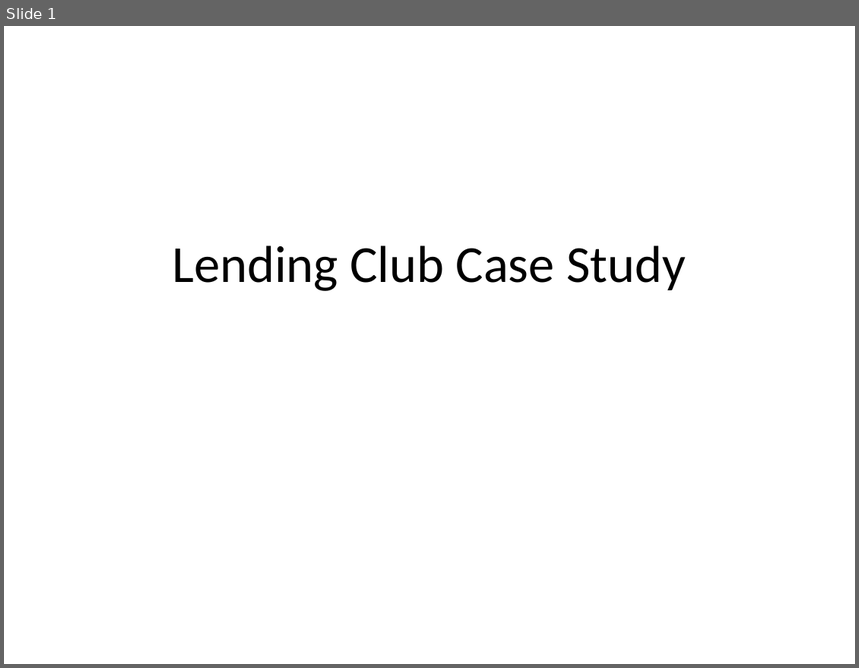
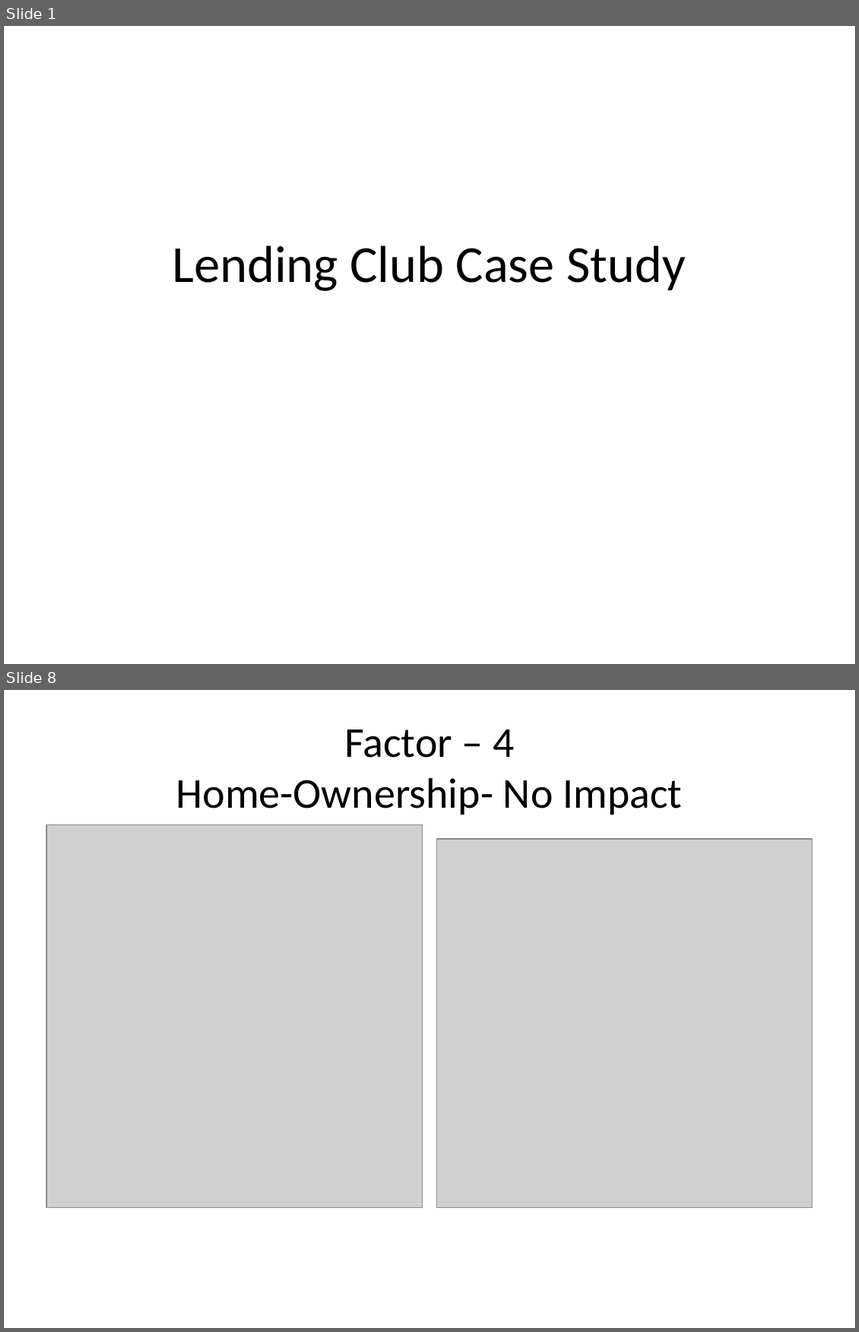
Before and after one commit to Gurupreet1111/LendingClubCaseStudy, a slide deck: Presentation.pptx. Shown one above the other, each under a label of ours: slide 1 before the commit, slides 1 and 8 after it; the slides between them are not shown. The pictures are 859x668 and 859x1332 pixels, drawn with LibreOffice and Linux fonts; fonts in the diff are those of the drawing; grey boxes stand for pictures. Boxes give left, top, right and bottom in pixels: in the first picture for what was removed or moved away, otherwise in the second. Text is boxed around its words. In the diff, an @@ line names an element or a change of style, - is before the commit and + after.

```diff
--- a/Presentation.pptx
+++ b/Presentation.pptx
@@ slide 8 added at box(4, 690, 855, 1328), background #FFFFFF @@
@@ title added at box(177, 730, 682, 815), 36 pt, text #000000 @@
+Factor – 4
+Home-Ownership- No Impact
@@ picture added at box(47, 825, 423, 1208) @@
@@ picture added at box(436, 839, 813, 1208) @@
```
Also in this commit, not shown: 18 other slides added.
